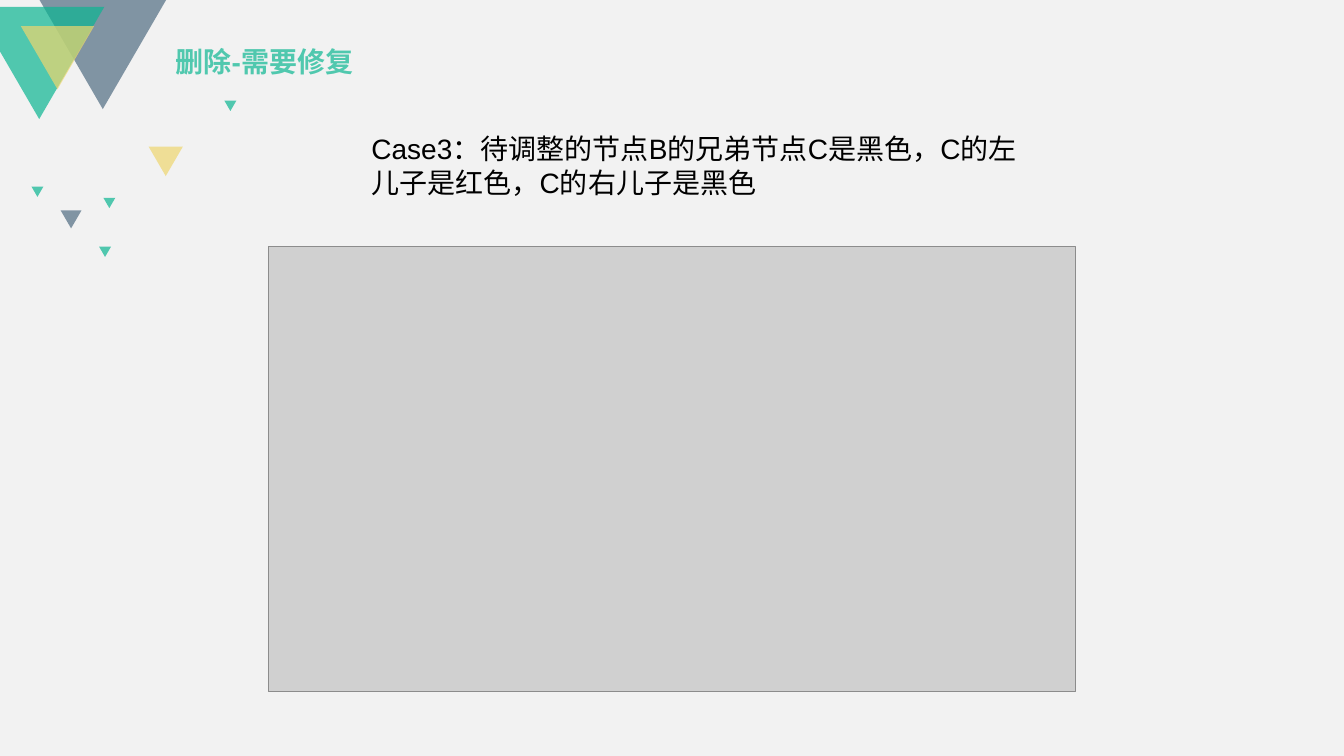
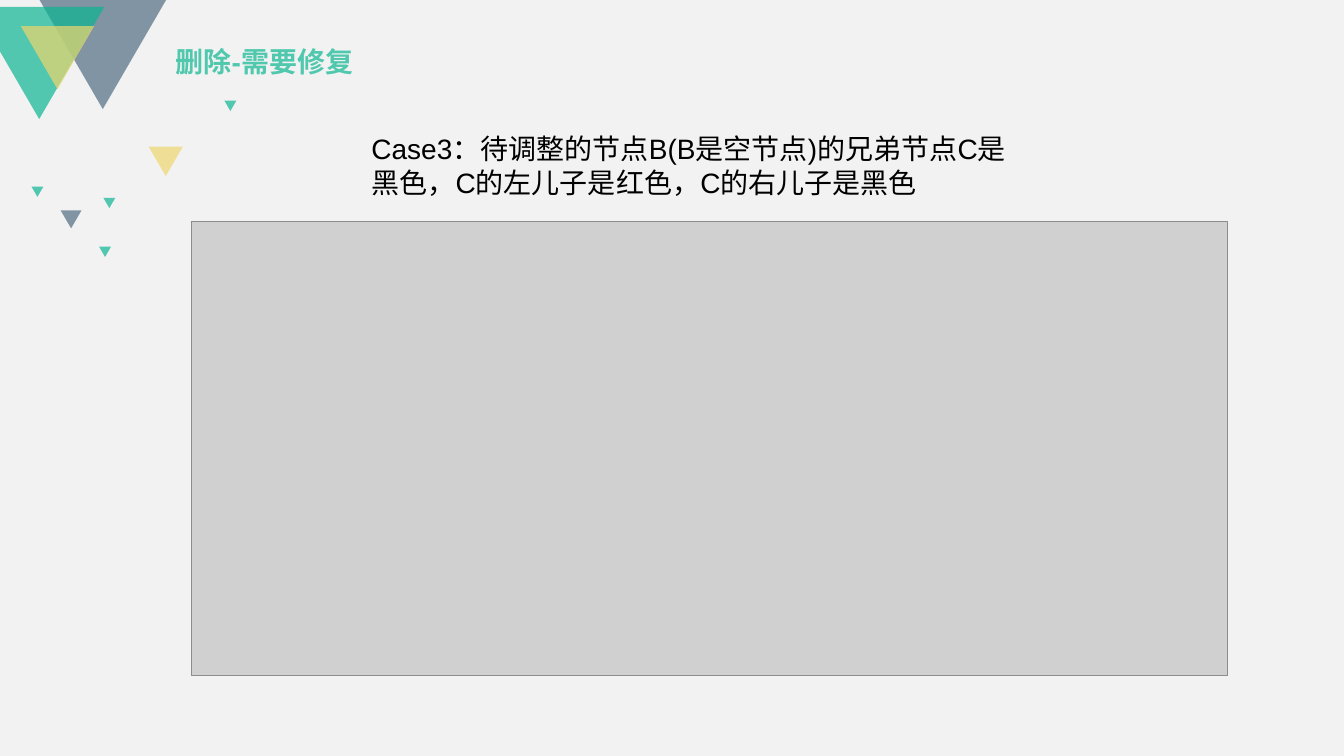
Before and after one commit to tofar/RBTree, a slide deck: slide 18 of 红黑树分享.pptx. Drawn at 1344x756 pixels with LibreOffice and Linux fonts; fonts in the diff are those of the drawing; grey boxes stand for pictures. Boxes give left, top, right and bottom in pixels: in the first picture for what was removed or moved away, otherwise in the second. Text is boxed around its words. In the diff, an @@ line names an element or a change of style, - is before the commit and + after.

```diff
--- a/红黑树分享.pptx
+++ b/红黑树分享.pptx
@@ text at bbox=[371, 137, 1005, 196]: text changed @@
-Case3：待调整的节点B的兄弟节点C是黑色，C的左儿子是红色，C的右儿子是黑色
+Case3：待调整的节点B(B是空节点)的兄弟节点C是黑色，C的左儿子是红色，C的右儿子是黑色
@@ picture: place and size @@
-picture at bbox=[268, 247, 1076, 693]
+picture at bbox=[192, 222, 1228, 676]
```
Also in this commit, not shown: 3 other slides changed, 1 other file.
